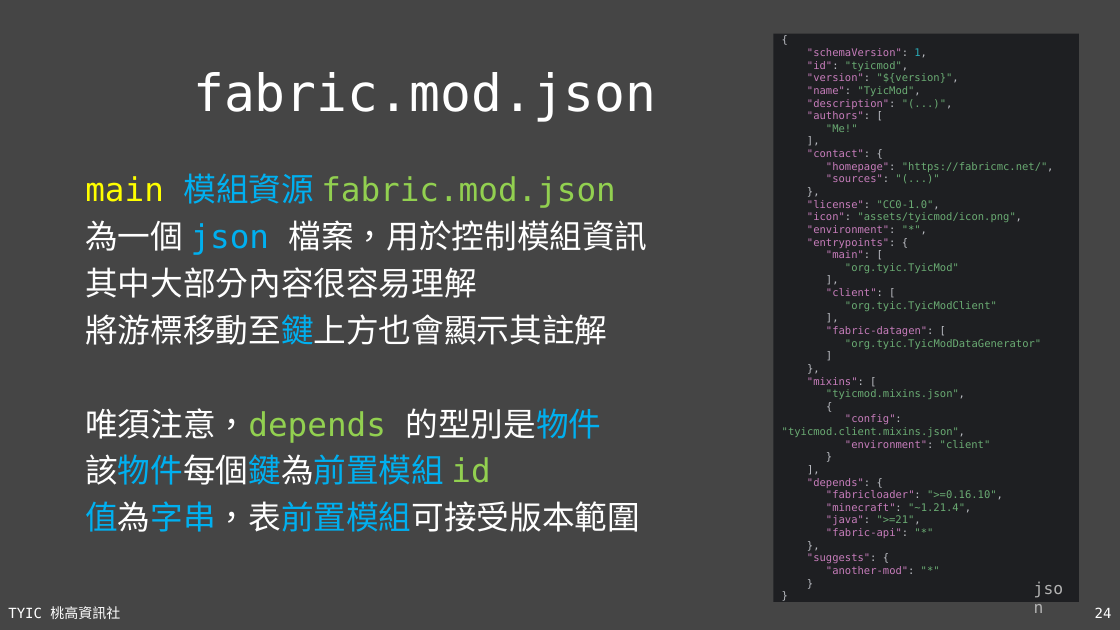
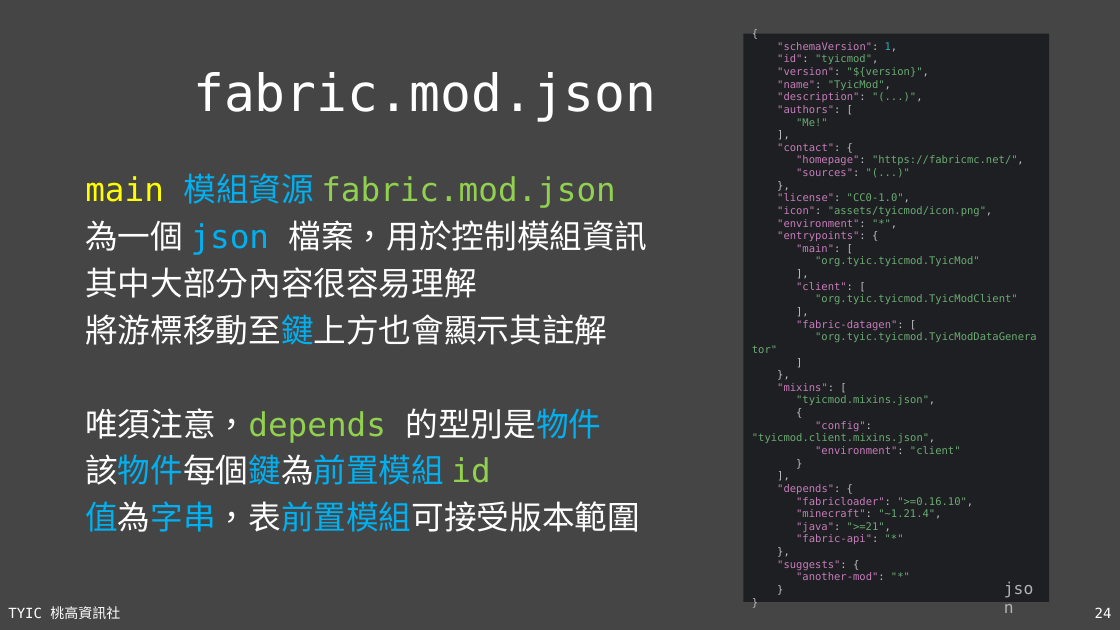
Before and after one commit to TYSHIC/slides, a slide deck: slide 24 of ppt/50_Java 專案：前置作業.pptx. Drawn at 1120x630 pixels with LibreOffice and Linux fonts; fonts in the diff are those of the drawing. Boxes give left, top, right and bottom in pixels: in the first picture for what was removed or moved away, otherwise in the second. Text is boxed around its words. In the diff, an @@ line names an element or a change of style, - is before the commit and + after.

```diff
--- a/ppt/50_Java 專案：前置作業.pptx
+++ b/ppt/50_Java 專案：前置作業.pptx
@@ rectangle "{ "schemaVersion": 1, "id": "tyicmod", ...": place and size @@
-rectangle "{ "schemaVersion": 1, "id": "tyicmod", ..." at <box>774,34,1080,602</box>
+rectangle "{ "schemaVersion": 1, "id": "tyicmod", ..." at <box>744,34,1049,602</box>
@@ text in rectangle at <box>752,42,1037,580</box>: text changed @@
-{
-"schemaVersion": 1,
-"id": "tyicmod",
-"version": "${version}",
-"name": "TyicMod",
-"description": "(...)",
-"authors": [
-"Me!"
-],
-"contact": {
-"homepage": "https://fabricmc.net/",
-"sources": "(...)"
-},
-"license": "CC0-1.0",
-"icon": "assets/tyicmod/icon.png",
-"environment": "*",
-"entrypoints": {
-"main": [
-"org.tyic.TyicMod"
-],
-"client": [
-"org.tyic.TyicModClient"
-],
-"fabric-datagen": [
-"org.tyic.TyicModDataGenerator"
-]
-},
-"mixins": [
-"tyicmod.mixins.json",
-{
-"config": "tyicmod.client.mixins.json",
-"environment": "client"
-}
-],
-"depends": {
-"fabricloader": ">=0.16.10",
-"minecraft": "~1.21.4",
-"java": ">=21",
-"fabric-api": "*"
-},
-"suggests": {
-"another-mod": "*"
-}
-}
+{
+"schemaVersion": 1,
+"id": "tyicmod",
+"version": "${version}",
+"name": "TyicMod",
+"description": "(...)",
+"authors": [
+"Me!"
+],
+"contact": {
+"homepage": "https://fabricmc.net/",
+"sources": "(...)"
+},
+"license": "CC0-1.0",
+"icon": "assets/tyicmod/icon.png",
+"environment": "*",
+"entrypoints": {
+"main": [
+"org.tyic.tyicmod.TyicMod"
+],
+"client": [
+"org.tyic.tyicmod.TyicModClient"
+],
+"fabric-datagen": [
+"org.tyic.tyicmod.TyicModDataGenerator"
+]
+},
+"mixins": [
+"tyicmod.mixins.json",
+{
+"config": "tyicmod.client.mixins.json",
+"environment": "client"
+}
+],
+"depends": {
+"fabricloader": ">=0.16.10",
+"minecraft": "~1.21.4",
+"java": ">=21",
+"fabric-api": "*"
+},
+"suggests": {
+"another-mod": "*"
+}
+}
@@ text "json": place and size @@
-text "json" at <box>1026,574,1080,602</box>
+text "json" at <box>996,574,1049,602</box>
```
Also in this commit, not shown: 3 other slides changed, 4 other files.
